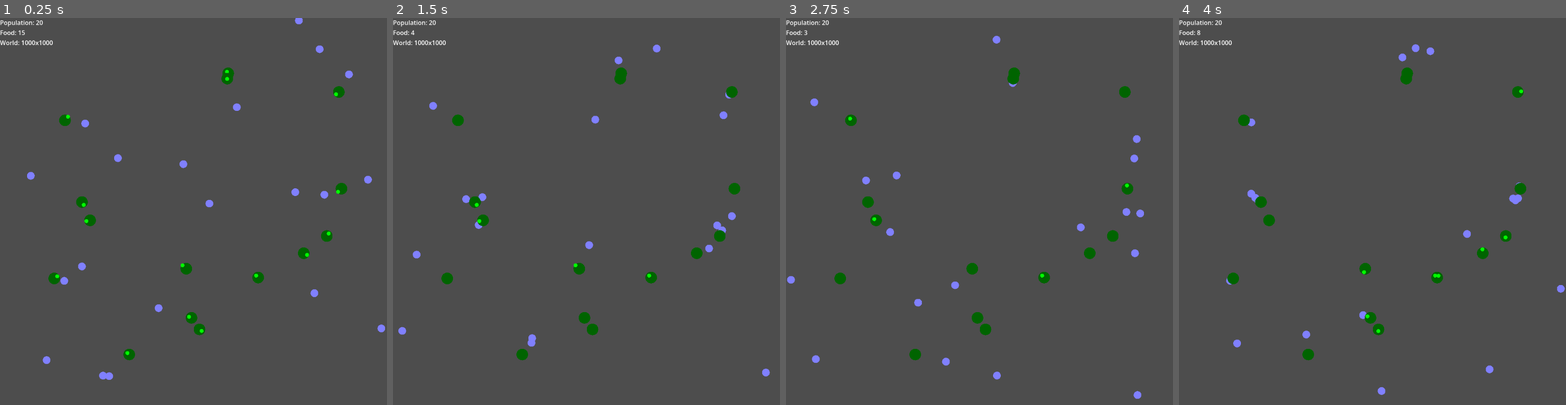
Above: before the commit, frames 1-4 (left to right).
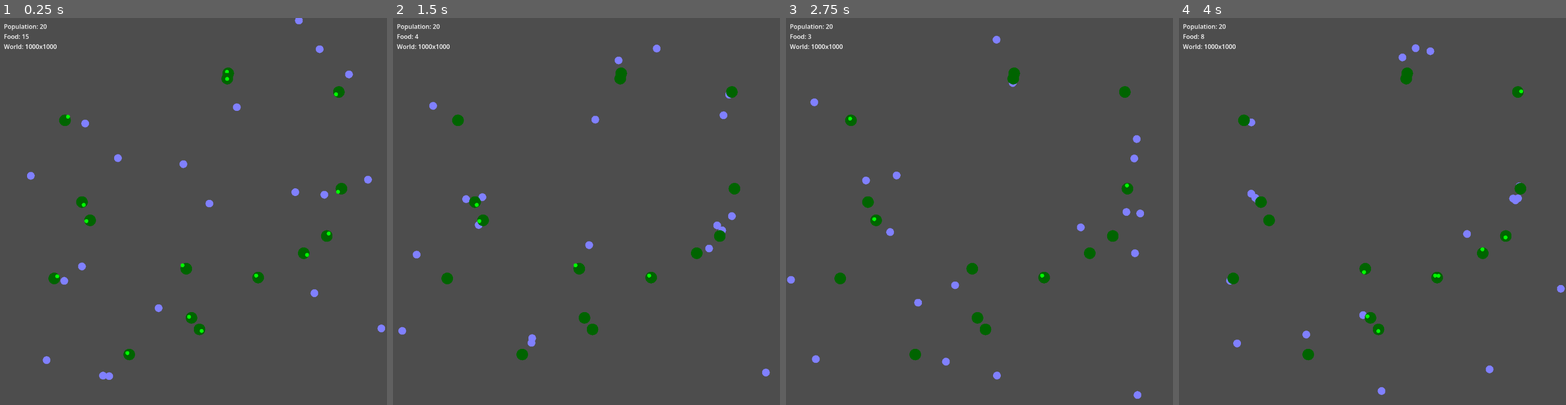
Above: after the commit, the same moments.

Repository: nareshkarthigeyan/EvolutionSimulator
Game: Godot game, scene res://scenes/world.tscn
Two runs of this game, one before a commit and one after it. Both use one fixed random seed, a clock stepped at 60 frames per second and the inputs below.
Inputs:
- Up to frame 1 (0.25 s): no input
- Up to frame 2 (1.5 s): no input
- Up to frame 3 (2.75 s): no input
- Up to frame 4 (4 s): no input

The runs differ from the first frame. In frame 1, 0.4% of the frame differs, in the area x 0-15%, y 0-8%; in frame 2, 0.4%; in frame 3, 0.4%; in frame 4, 0.4%.

Commit message:
feat: update world scene with canvas layer offset and transform

Diff:
--- a/scenes/world.tscn
+++ b/scenes/world.tscn
@@ -12,6 +12,8 @@
 bush_scene = ExtResource("3_71j4m")
 
 [node name="CanvasLayer" type="CanvasLayer" parent="." unique_id=494989610]
+offset = Vector2(10, 10)
+transform = Transform2D(1, 0, 0, 1, 10, 10)
 
 [node name="StatsLabel" type="Label" parent="CanvasLayer" unique_id=201762445]
 offset_right = 40.0
